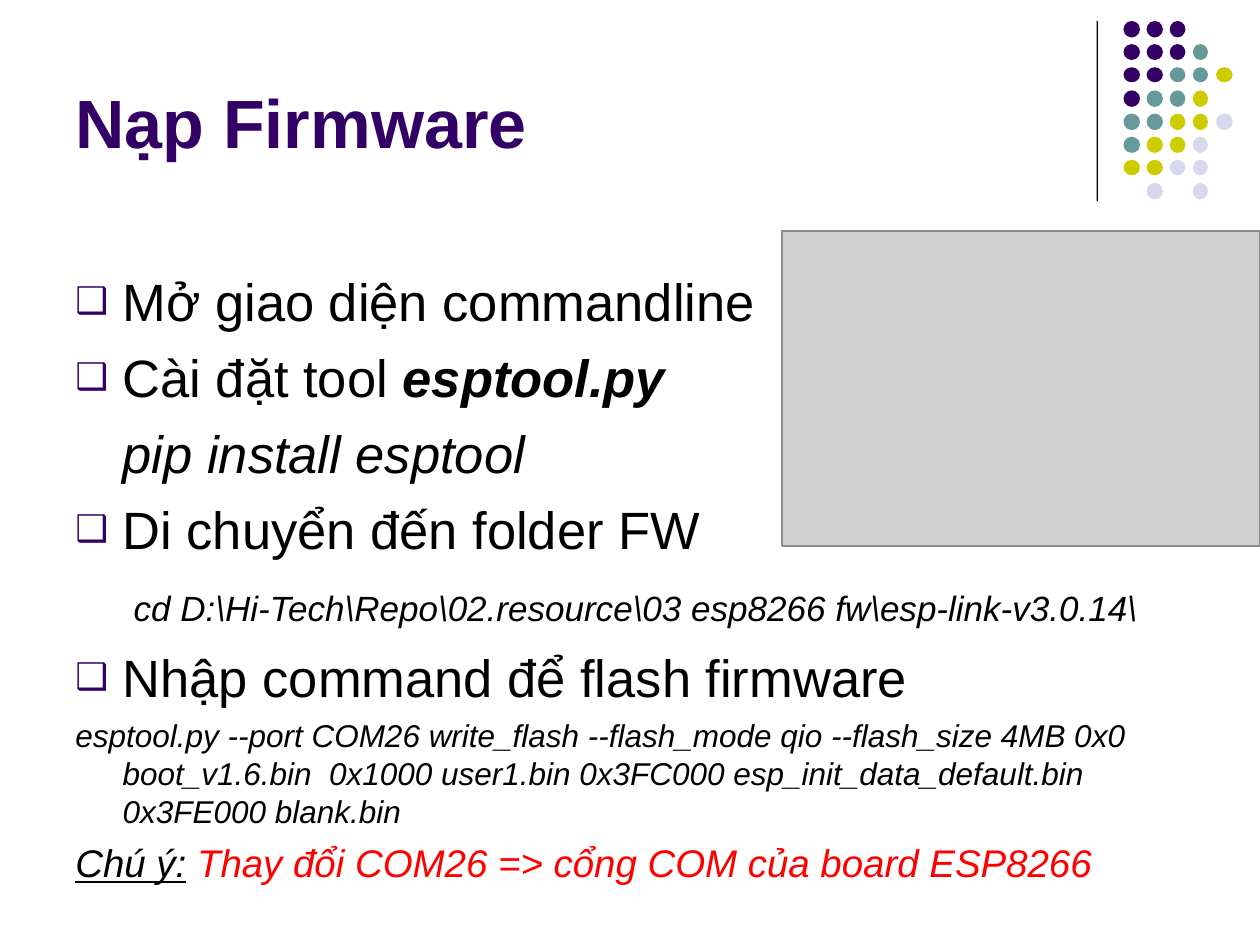
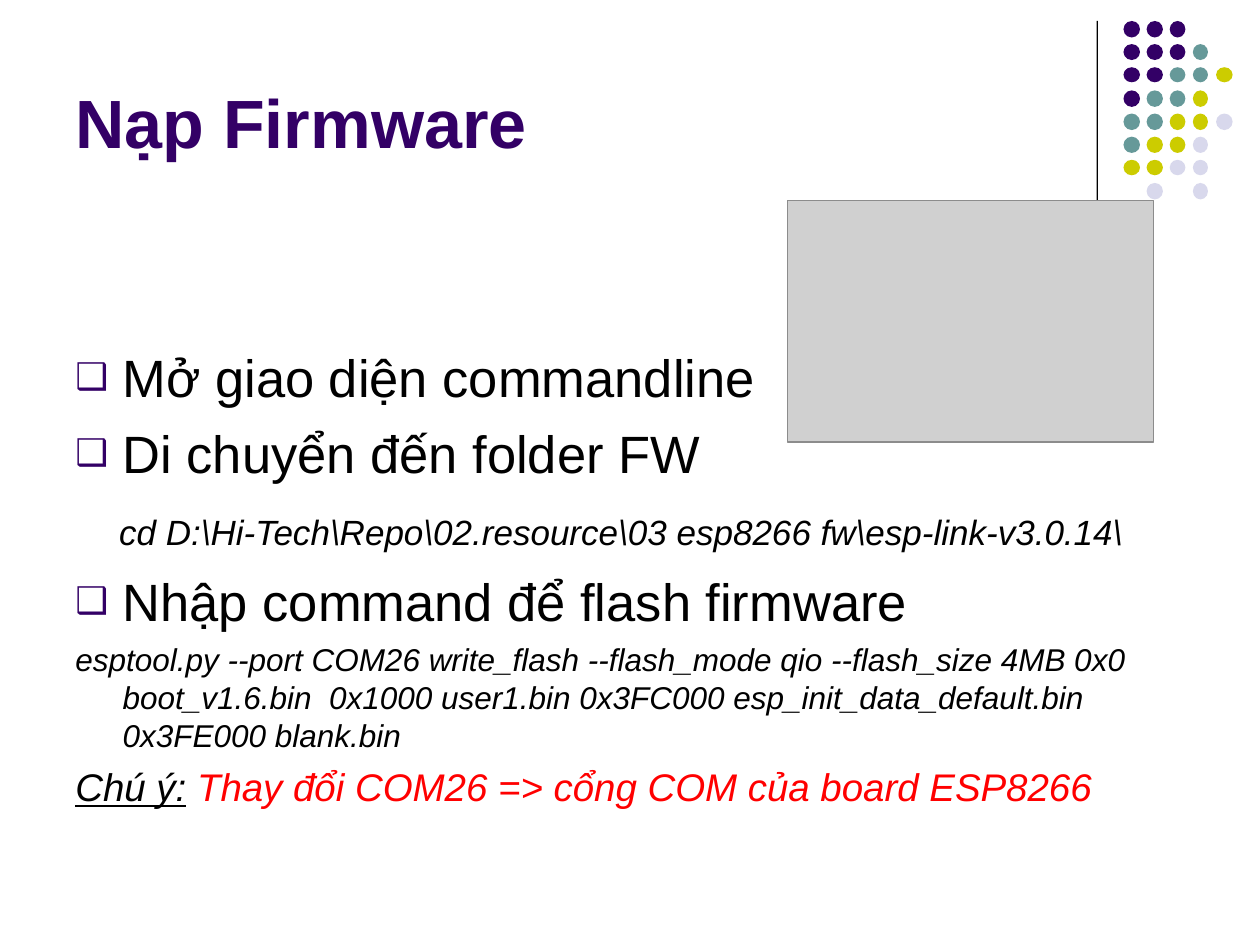
Before and after one commit to kmtekvn/hi-tech, a slide deck: slide 4 of 01.slides/Buoi 2 - ESP8266 Basic/02 - Giao tiếp ESP8266.ppt (slide 3 before the commit). Drawn at 1260x945 pixels with LibreOffice and Linux fonts; fonts in the diff are those of the drawing; grey boxes stand for pictures. Boxes give left, top, right and bottom in pixels: in the first picture for what was removed or moved away, otherwise in the second. Text is boxed around its words. In the diff, an @@ line names an element or a change of style, - is before the commit and + after.

```diff
--- a/01.slides/Buoi 2 - ESP8266 Basic/02 - Giao tiếp ESP8266.ppt
+++ b/01.slides/Buoi 2 - ESP8266 Basic/02 - Giao tiếp ESP8266.ppt
@@ picture: place and size @@
-picture at (782,231,1260,546)
+picture at (788,200,1154,442)
@@ text at (123,358,665,484): paragraphs removed @@
-❑ Cài đặt tool esptool.py
-pip install esptool
```
Also in this commit, not shown: 1 other slide changed, 13 slides added, 6 slides removed, 3 other files.
